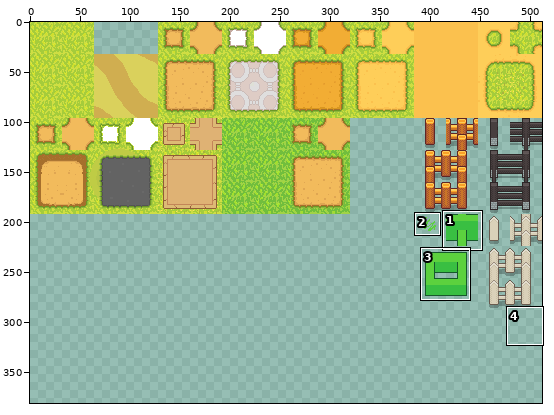
A sprite sheet gets an edit: img/tilesets/Growing_OutsideA2_Spring2.png. Above, an overview of the earlier version with the close-up marked.
Close-up. Before:
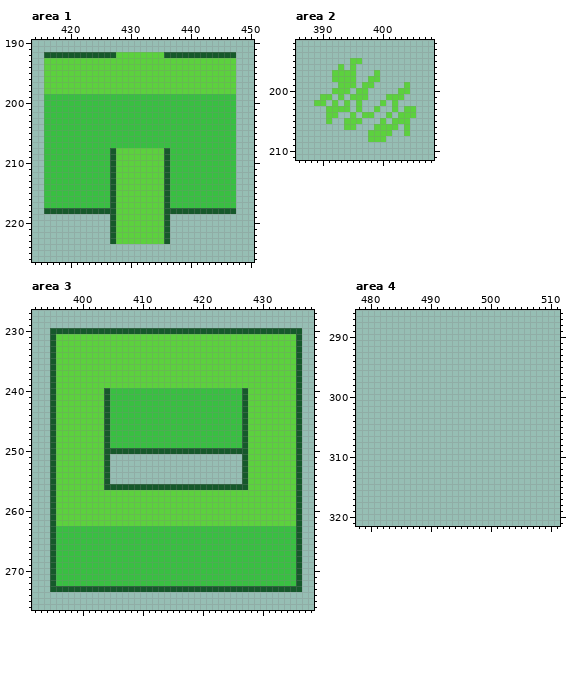
The file is 512x384 pixels. Pixels under 10% opacity are left out. Colours within 5 levels of each other are drawn and written as one. Shown: area 1: x 414..450, y 190..226; area 2: x 386..408, y 192..211; area 3: x 392..438, y 227..276; area 4: x 478..511, y 286..321. The wide view leaves out empty margins. The commit also changed other parts of the picture, which this record leaves out.
The result:
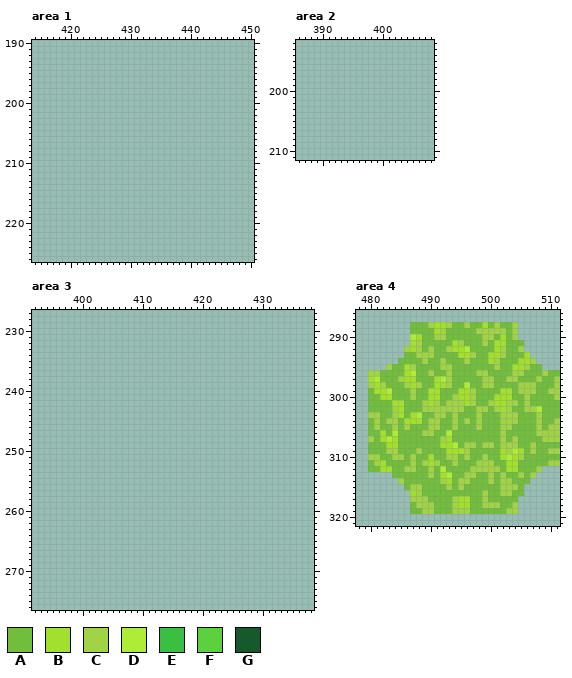
Palette (. is transparent): A #71be3d  B #a2e02e  C #a1d346  D #adec37  E #39bf42  F #5cd13e  G #16592b
Change:
Changed rows in their new state; - is an unchanged pixel.
Area 1:
first column x 416:
192 ................................
193 ................................
194 ................................
195 ................................
196 ................................
197 ................................
198 ................................
199 ................................
200 ................................
201 ................................
202 ................................
203 ................................
204 ................................
205 ................................
206 ................................
207 ................................
208 ................................
209 ................................
210 ................................
211 ................................
212 ................................
213 ................................
214 ................................
215 ................................
216 ................................
217 ................................
218 ................................
219 -----------..........-----------
220 -----------..........-----------
221 -----------..........-----------
222 -----------..........-----------
223 -----------..........-----------
Area 2:
first column x 389:
195 ------..---------
196 ----.-.----------
197 ---....---.------
198 ---....--..------
199 ----...-..-----.-
200 ---...-..-----..-
201 -..-.-...---...--
202 ..-.-.-.---.-.---
203 --....-.--.--.-..
204 --..--.-..--.-...
205 --.--...---.-...-
206 -----..---....-.-
207 ---------....--.-
208 ---------...-----
Area 3:
first column x 395:
230 ..........................................
231 ..........................................
232 ..........................................
233 ..........................................
234 ..........................................
235 ..........................................
236 ..........................................
237 ..........................................
238 ..........................................
239 ..........................................
240 ..........................................
241 ..........................................
242 ..........................................
243 ..........................................
244 ..........................................
245 ..........................................
246 ..........................................
247 ..........................................
248 ..........................................
249 ..........................................
250 ..........................................
251 ..........----------------------..........
252 ..........----------------------..........
253 ..........----------------------..........
254 ..........----------------------..........
255 ..........----------------------..........
256 ..........................................
257 ..........................................
258 ..........................................
259 ..........................................
260 ..........................................
261 ..........................................
262 ..........................................
263 ..........................................
264 ..........................................
265 ..........................................
266 ..........................................
267 ..........................................
268 ..........................................
269 ..........................................
270 ..........................................
271 ..........................................
272 ..........................................
273 ..........................................
Area 4:
first column x 480:
288 -------AAACBBCAACAABACAAC-------
289 -------AAAABCAAAAACCCCCAC-------
290 -------DBAACCAAAAAACCABAC-------
291 -------BCAAAAABCAAACABBAAA------
292 ------CBCACAACBBDAAAABCAAC------
293 ------AACCCAAAABBCAABBCAAAB-----
294 -----AAAACAACAAACAAABCAAABBC----
295 ---CAABCAAAACCAAAAAAACAABBCAA---
296 CCAAAABDAACAACAAAACCAAAACCAAACAA
297 BDAAACBBAAABDCAAAAACCAACCAAACAAC
298 CBCAAACBCAABBCAADAACCAAAACCCAAAC
299 ABBDAAACAABBAAABBCAAAABBACCCAACC
300 AABBAAACAABBAACBBCAAABBBAACAAAAC
301 AAAABBAAACBCACCCBCAACBBCCACAAAAA
302 AAAACBAAACCCCCCCAACCACBCAACCDAAA
303 CCAACBABDAACCACAAACAAACCCAAACAAA
304 ACACCABBBACCAACACACAAACCCAAACAAC
305 ACAACACAAACCAACAAACAAACCAAAACACC
306 AABADAAAACCAADAAAAAAAACAAAAACCCC
307 CABDBAAAAAAACBAAAAAAAACACAAAACCC
308 AAABBAAAAAAABBDACCACCACCCAACAAAA
309 AAACCAAACAAAABBBCAAAAABCDBACAACC
310 CCAACCACAABAACCACAACAABDBCAAAAAA
311 ACBAAAACACBCAACAAACCCAABBAAAAACC
312 AABBAACCAACADAAAACCCCCABBAAAC---
313 ----AAAAAACABDAACCAACACAACAC----
314 -----CAAAAAACBACCAAACACCAAA-----
315 ------ACCAAAACACAAAAAACCCA------
316 -------BCAAAAAAAAAACAACCAA------
317 -------CCCAAAACBBAACAAAAA-------
318 -------ACCCAAACBBAACCCAAC-------
319 -------AACCAAACCCAAAAAACC-------
Pixel boxes of the changes (left, top, right, bottom) in both close-ups:
erased: (44, 52, 236, 244)
erased: (314, 58, 416, 142)
erased: (50, 328, 302, 592)
added: (368, 322, 560, 514)
